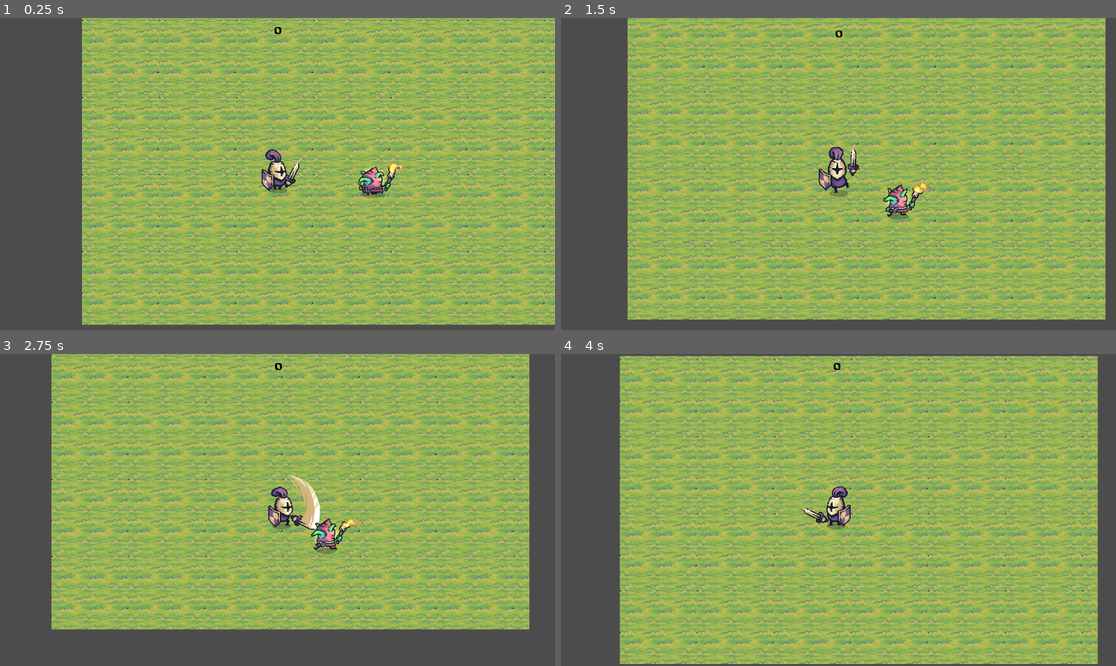
Above: before the commit, frames 1-4 (two rows, left to right).
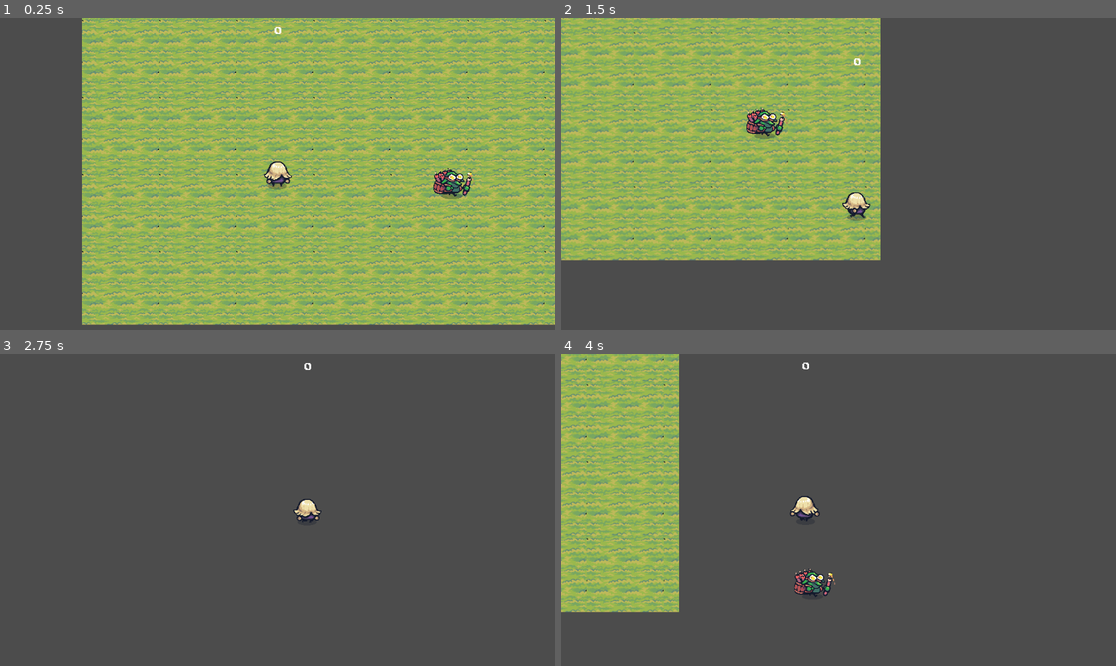
Above: after the commit, the same moments.

Repository: Kirb54/gwj-72-submission
Game: Godot game, scene res://test_lvl.tscn
Same seed, same stepped clock (60 frames per second), same inputs: the game is played once before the commit and once after it.
Inputs:
- Up to frame 1 (0.25 s): no input
- Up to frame 2 (1.5 s): tap Enter (ui_accept) at 0.5, 1.35 s; hold Right (ui_right) 0.53-1.28 s; hold Enter (ui_accept) 0.53-1.28 s; hold Down (ui_down) from 1.28 s (still down)
- Up to frame 3 (2.75 s): tap Enter (ui_accept) at 1.52, 1.82 s; release Down (ui_down) at 2.03 s; hold Right (ui_right) from 2.03 s (still down); hold Enter (ui_accept) from 2.03 s (still down)
- Up to frame 4 (4 s): release Right (ui_right) at 2.78 s; release Enter (ui_accept) at 2.78 s; hold Up (ui_up) 2.78-3.53 s; tap Enter (ui_accept) at 2.85, 3.02, 3.32 s; hold Left (ui_left) from 3.53 s (still down); hold Enter (ui_accept) from 3.53 s (still down)

The runs differ from the first frame. In frame 1, 1.5% of the frame differs, in the area x 47-86%, y 2-59%; in frame 2, 76%; in frame 3, 76%; in frame 4, 90%, in the area x 0-97%, y 0-100%.

Commit message:
added movement to tntblin and beginning steps to its attack

Diff:
--- a/goblin.gd
+++ b/goblin.gd
@@ -51,7 +51,6 @@
 		var ratio = speed/findratio
 		velocity.x = move_toward(velocity.x, ratio * diffrence.x, 100)
 		velocity.y = move_toward(velocity.y, ratio * diffrence.y, 100)
-		print(velocity)
 
 
 func findplayer():
--- a/player.gd
+++ b/player.gd
@@ -31,7 +31,7 @@
 
 var notdead = false
 var bored = true
-var small = false
+var small = true
 var cantp = true
 var tpx = 0
 var tpy = 0
--- a/test_lvl.tscn
+++ b/test_lvl.tscn
@@ -2,7 +2,7 @@
 
 [ext_resource type="PackedScene" uid="uid://b8prtbg5hpak" path="res://player.tscn" id="1_f5s3f"]
 [ext_resource type="PackedScene" uid="uid://k7wlfgeyghcd" path="res://tilesheet.tscn" id="1_gtq0b"]
-[ext_resource type="PackedScene" uid="uid://bvt2g632wjhdf" path="res://goblin.tscn" id="3_ir5fy"]
+[ext_resource type="PackedScene" uid="uid://dd7221u0o4mpx" path="res://tntlin.tscn" id="3_ithad"]
 
 [node name="test lvl" type="Node2D"]
 
@@ -12,5 +12,5 @@
 [node name="player" parent="." instance=ExtResource("1_f5s3f")]
 position = Vector2(406, 327)
 
-[node name="goblin" parent="." instance=ExtResource("3_ir5fy")]
-position = Vector2(704, 342)
+[node name="tntlin" parent="." instance=ExtResource("3_ithad")]
+position = Vector2(838, 348)
--- /dev/null
+++ b/tntlin.gd
@@ -0,0 +1,90 @@
+extends CharacterBody2D
+
+@onready var anim = $AnimatedSprite2D
+@onready var aimlesstimer = $aimlesstimer
+
+
+
+
+const speed = 400
+
+
+
+
+var attacking = false
+var knocked = false
+var player = null
+var aimless = false
+var near = false
+var nearcount = 0
+
+
+
+func _ready():
+	pass # Replace with function body.
+
+
+# Called every frame. 'delta' is the elapsed time since the previous frame.
+func _process(delta):
+	if player:
+		follow()
+		checknear()
+		attack()
+	else:
+		findplayer()
+
+
+	move_and_slide()
+
+
+
+func follow():
+	if not attacking and not knocked:
+		var diffrence = Vector2(player.global_position.x-global_position.x,player.global_position.y-global_position.y)
+		var mathdif : Vector2
+		mathdif = abs(diffrence)
+		var findratio = mathdif.x + mathdif.y
+		var ratio = speed/findratio
+		velocity.x = move_toward(velocity.x, ratio * diffrence.x, 100)
+		velocity.y = move_toward(velocity.y, ratio * diffrence.y, 100)
+
+
+
+func attack():
+	if nearcount >= 15:
+		print('close')
+
+func checknear():
+	if near:
+		nearcount += 1
+	else:
+		nearcount = 0
+
+func findplayer():
+	if not aimless:
+		velocity = Vector2(randf_range(-300,300),randf_range(-300,300))
+		aimless = true
+		aimlesstimer.start(randi_range(1,3))
+		await aimlesstimer.timeout
+		aimless = false
+
+
+
+
+
+
+
+func _on_sight_body_entered(body):
+	if body.is_in_group('player'):
+		player = body
+
+
+func _on_neardetect_body_entered(body):
+	if body.is_in_group('player'):
+		near = true
+
+
+
+func _on_neardetect_body_exited(body):
+	if body.is_in_group('player'):
+		near = false
--- a/tntlin.tscn
+++ b/tntlin.tscn
@@ -1,5 +1,6 @@
-[gd_scene load_steps=23 format=3 uid="uid://dd7221u0o4mpx"]
-
+[gd_scene load_steps=27 format=3 uid="uid://dd7221u0o4mpx"]
+
+[ext_resource type="Script" path="res://tntlin.gd" id="1_oiyse"]
 [ext_resource type="Texture2D" uid="uid://yn3bk24mu8ps" path="res://assets/TNT_Red.png" id="1_tql8o"]
 
 [sub_resource type="AtlasTexture" id="AtlasTexture_nhg0m"]
@@ -153,8 +154,20 @@
 _data = [Vector2(0.0168539, 1), 0.0, 0.0, 0, 0, Vector2(0.831461, 0.725275), 0.0, 0.0, 0, 0, Vector2(1, 0), 0.0, 0.0, 0, 0]
 point_count = 3
 
+[sub_resource type="CircleShape2D" id="CircleShape2D_jsd67"]
+radius = 500.394
+
+[sub_resource type="CircleShape2D" id="CircleShape2D_bver2"]
+radius = 107.466
+
+[sub_resource type="CircleShape2D" id="CircleShape2D_ug13n"]
+radius = 70.0357
+
 [node name="tntlin" type="CharacterBody2D"]
 texture_filter = 1
+collision_layer = 2
+collision_mask = 2
+script = ExtResource("1_oiyse")
 
 [node name="AnimatedSprite2D" type="AnimatedSprite2D" parent="."]
 sprite_frames = SubResource("SpriteFrames_ja7gl")
@@ -166,8 +179,10 @@
 shape = SubResource("RectangleShape2D_2ssal")
 
 [node name="explosion" type="CPUParticles2D" parent="."]
+emitting = false
 amount = 32
 lifetime = 1.3
+one_shot = true
 speed_scale = 1.5
 explosiveness = 1.0
 direction = Vector2(0, -1)
@@ -180,3 +195,25 @@
 scale_amount_curve = SubResource("Curve_wku75")
 hue_variation_min = -0.04
 hue_variation_max = 1.0
+
+[node name="sight" type="Area2D" parent="."]
+
+[node name="CollisionShape2D" type="CollisionShape2D" parent="sight"]
+shape = SubResource("CircleShape2D_jsd67")
+
+[node name="explo" type="Area2D" parent="."]
+
+[node name="CollisionShape2D" type="CollisionShape2D" parent="explo"]
+shape = SubResource("CircleShape2D_bver2")
+
+[node name="aimlesstimer" type="Timer" parent="."]
+one_shot = true
+
+[node name="neardetect" type="Area2D" parent="."]
+
+[node name="CollisionShape2D" type="CollisionShape2D" parent="neardetect"]
+shape = SubResource("CircleShape2D_ug13n")
+
+[connection signal="body_entered" from="sight" to="." method="_on_sight_body_entered"]
+[connection signal="body_entered" from="neardetect" to="." method="_on_neardetect_body_entered"]
+[connection signal="body_exited" from="neardetect" to="." method="_on_neardetect_body_exited"]
